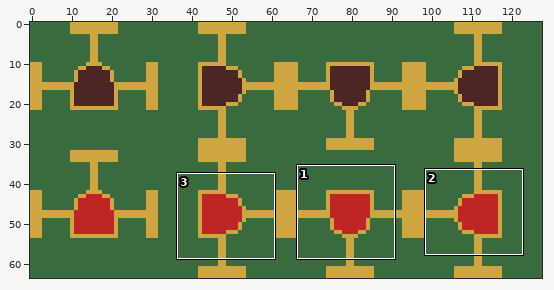
Two versions of one sprite sheet, assets/textures/and_gate.png. Above: a wide view before the commit, with the close-up outlined.
Close-up. Earlier state:
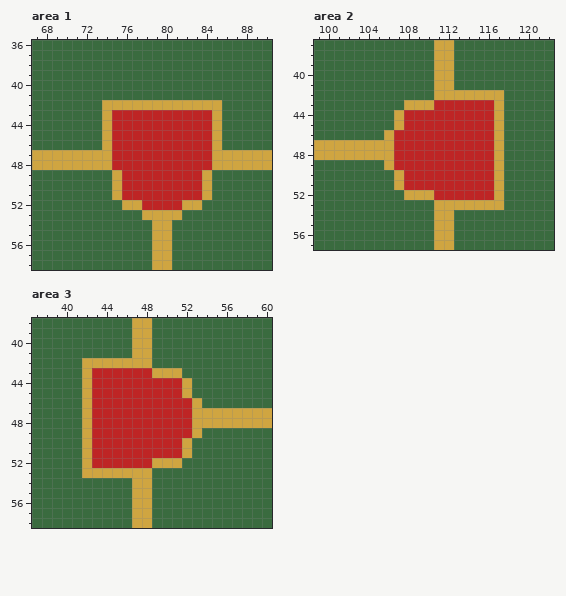
The file is 128x64 pixels. Shown: area 1: x 67..90, y 36..58; area 2: x 99..122, y 37..57; area 3: x 37..60, y 38..58. The commit also changed other parts of the picture, which this record leaves out.
New version:
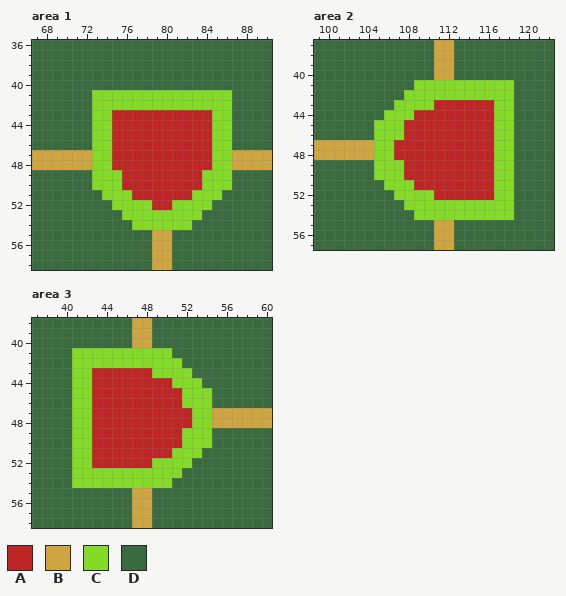
Palette (. is transparent): A #be2525  B #cfa541  C #83da27  D #3a6b3f
The exact change:
--- area 1
@@ x 67..90 @@
 40 DDDDDDDDDDDDDDDDDDDDDDDD
-41 DDDDDDDDDDDDDDDDDDDDDDDD
-42 DDDDDDDBBBBBBBBBBBBDDDDD
-43 DDDDDDDBAAAAAAAAAABDDDDD
-44 DDDDDDDBAAAAAAAAAABDDDDD
-45 DDDDDDDBAAAAAAAAAABDDDDD
-46 DDDDDDDBAAAAAAAAAABDDDDD
-47 BBBBBBBBAAAAAAAAAABBBBBB
-48 BBBBBBBBAAAAAAAAAABBBBBB
-49 DDDDDDDDBAAAAAAAABDDDDDD
-50 DDDDDDDDBAAAAAAAABDDDDDD
-51 DDDDDDDDBAAAAAAAABDDDDDD
-52 DDDDDDDDDBBAAAABBDDDDDDD
-53 DDDDDDDDDDDBBBBDDDDDDDDD
-54 DDDDDDDDDDDDBBDDDDDDDDDD
+41 DDDDDDCCCCCCCCCCCCCCDDDD
+42 DDDDDDCCCCCCCCCCCCCCDDDD
+43 DDDDDDCCAAAAAAAAAACCDDDD
+44 DDDDDDCCAAAAAAAAAACCDDDD
+45 DDDDDDCCAAAAAAAAAACCDDDD
+46 DDDDDDCCAAAAAAAAAACCDDDD
+47 BBBBBBCCAAAAAAAAAACCBBBB
+48 BBBBBBCCAAAAAAAAAACCBBBB
+49 DDDDDDCCCAAAAAAAACCCDDDD
+50 DDDDDDCCCAAAAAAAACCCDDDD
+51 DDDDDDDCCCAAAAAACCCDDDDD
+52 DDDDDDDDCCCCAACCCCDDDDDD
+53 DDDDDDDDDCCCCCCCCDDDDDDD
+54 DDDDDDDDDDCCCCCCDDDDDDDD
 55 DDDDDDDDDDDDBBDDDDDDDDDD
--- area 2
@@ x 99..122 @@
 40 DDDDDDDDDDDDBBDDDDDDDDDD
-41 DDDDDDDDDDDDBBDDDDDDDDDD
-42 DDDDDDDDDDDDBBBBBBBDDDDD
-43 DDDDDDDDDBBBAAAAAABDDDDD
-44 DDDDDDDDBAAAAAAAAABDDDDD
-45 DDDDDDDDBAAAAAAAAABDDDDD
-46 DDDDDDDBAAAAAAAAAABDDDDD
-47 BBBBBBBBAAAAAAAAAABDDDDD
-48 BBBBBBBBAAAAAAAAAABDDDDD
-49 DDDDDDDBAAAAAAAAAABDDDDD
-50 DDDDDDDDBAAAAAAAAABDDDDD
-51 DDDDDDDDBAAAAAAAAABDDDDD
-52 DDDDDDDDDBBBAAAAAABDDDDD
-53 DDDDDDDDDDDDBBBBBBBDDDDD
-54 DDDDDDDDDDDDBBDDDDDDDDDD
+41 DDDDDDDDDDCCCCCCCCCCDDDD
+42 DDDDDDDDDCCCCCCCCCCCDDDD
+43 DDDDDDDDCCCCAAAAAACCDDDD
+44 DDDDDDDCCCAAAAAAAACCDDDD
+45 DDDDDDCCCAAAAAAAAACCDDDD
+46 DDDDDDCCCAAAAAAAAACCDDDD
+47 BBBBBBCCAAAAAAAAAACCDDDD
+48 BBBBBBCCAAAAAAAAAACCDDDD
+49 DDDDDDCCCAAAAAAAAACCDDDD
+50 DDDDDDCCCAAAAAAAAACCDDDD
+51 DDDDDDDCCCAAAAAAAACCDDDD
+52 DDDDDDDDCCCCAAAAAACCDDDD
+53 DDDDDDDDDCCCCCCCCCCCDDDD
+54 DDDDDDDDDDCCCCCCCCCCDDDD
 55 DDDDDDDDDDDDBBDDDDDDDDDD
--- area 3
@@ x 37..60 @@
 40 DDDDDDDDDDBBDDDDDDDDDDDD
-41 DDDDDDDDDDBBDDDDDDDDDDDD
-42 DDDDDBBBBBBBDDDDDDDDDDDD
-43 DDDDDBAAAAAABBBDDDDDDDDD
-44 DDDDDBAAAAAAAAABDDDDDDDD
-45 DDDDDBAAAAAAAAABDDDDDDDD
-46 DDDDDBAAAAAAAAAABDDDDDDD
-47 DDDDDBAAAAAAAAAABBBBBBBB
-48 DDDDDBAAAAAAAAAABBBBBBBB
-49 DDDDDBAAAAAAAAAABDDDDDDD
-50 DDDDDBAAAAAAAAABDDDDDDDD
-51 DDDDDBAAAAAAAAABDDDDDDDD
-52 DDDDDBAAAAAABBBDDDDDDDDD
-53 DDDDDBBBBBBBDDDDDDDDDDDD
-54 DDDDDDDDDDBBDDDDDDDDDDDD
+41 DDDDCCCCCCCCCCDDDDDDDDDD
+42 DDDDCCCCCCCCCCCDDDDDDDDD
+43 DDDDCCAAAAAACCCCDDDDDDDD
+44 DDDDCCAAAAAAAACCCDDDDDDD
+45 DDDDCCAAAAAAAAACCCDDDDDD
+46 DDDDCCAAAAAAAAACCCDDDDDD
+47 DDDDCCAAAAAAAAAACCBBBBBB
+48 DDDDCCAAAAAAAAAACCBBBBBB
+49 DDDDCCAAAAAAAAACCCDDDDDD
+50 DDDDCCAAAAAAAAACCCDDDDDD
+51 DDDDCCAAAAAAAACCCDDDDDDD
+52 DDDDCCAAAAAACCCCDDDDDDDD
+53 DDDDCCCCCCCCCCCDDDDDDDDD
+54 DDDDCCCCCCCCCCDDDDDDDDDD
 55 DDDDDDDDDDBBDDDDDDDDDDDD
